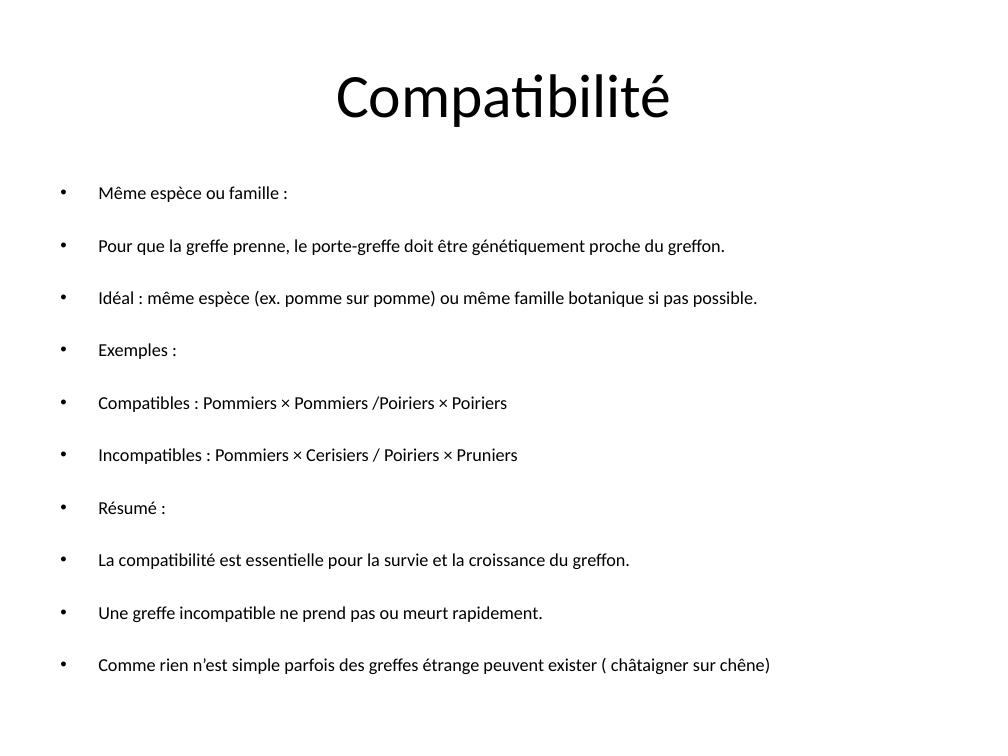
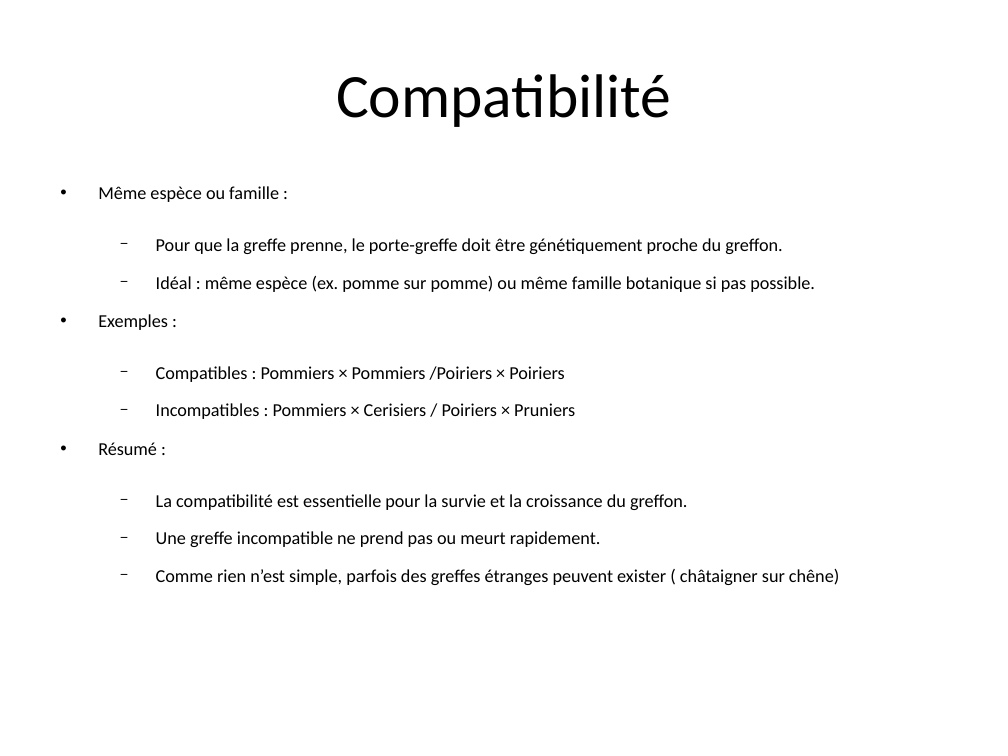
Before and after one commit to tranber28/greffe-arbres, a slide deck: slide 13 of greffe_arbres_final.odp. Drawn at 1008x756 pixels with LibreOffice and Linux fonts; fonts in the diff are those of the drawing. Boxes give left, top, right and bottom in pixels: in the first picture for what was removed or moved away, otherwise in the second. Text is boxed around its words. In the diff, an @@ line names an element or a change of style, - is before the commit and + after.

```diff
--- a/greffe_arbres_final.odp
+++ b/greffe_arbres_final.odp
@@ text at bbox=[156, 238, 815, 547]: bullet • to −; list level 1 to 2 in "Pour que la greffe prenne, ..."; list level 1 to 2 in "Idéal : même espèce (ex. ..."; list level 1 to 2 in "Compatibles : Pommiers × Pommiers ..."; list level 1 to 2 in "Incompatibles : Pommiers × Cerisiers ..."; list level 1 to 2 in "La compatibilité est essentielle pour ..."; list level 1 to 2 in "Une greffe incompatible ne prend ..." @@
@@ text at bbox=[156, 569, 839, 585]: text changed @@
-• Comme rien n’est simple parfois des greffes étrange peuvent exister ( châtaigner sur chêne)
+  − Comme rien n’est simple, parfois des greffes étranges peuvent exister ( châtaigner sur chêne)
```
Also in this commit, not shown: 30 other slides changed, 4 slides added, 3 slides removed.
